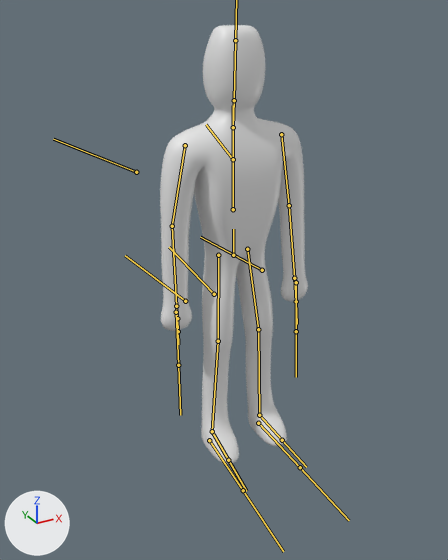
A saved change to the FBX model Assets/Characters/Prefabs/Player/Human.fbx.
Rendered twice from a 50 mm camera at (-1.3, -2.19, 1.03) aimed at (-0.07, 0.04, -0.09). Every picture has the same lights, and +X, +Y and +Z are marked at lower left. The bones that bend it are drawn over the model as lines.

The first picture shows 'Human'.
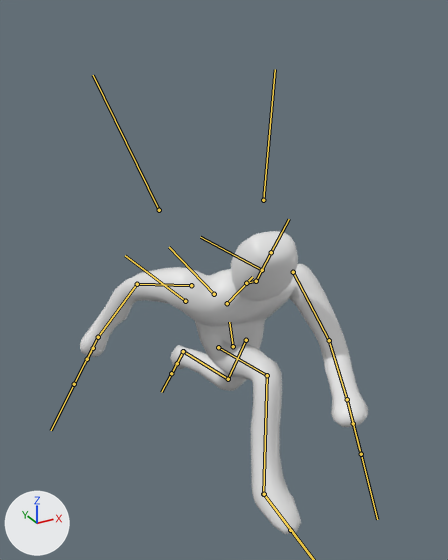
The newer file adds an action. The first version stands in its rest pose; the second is drawn at frame 4 of the action 'Armature|Dodge.001'.

Where the change shows, as pixel boxes (x1, y1, x2, y2) in the pictures (448 x 560 px):
'Human', posed (94% wider, 31% shorter)
    before: (160, 25, 308, 464)
    after: (80, 231, 368, 534)
bone 'LowerBody', root to tip
    before: (233, 255) to (233, 229)
    after: (233, 346) to (229, 322)
bone 'UpperBody', root to tip
    before: (233, 209) to (233, 105)
    after: (227, 303) to (252, 277)
bone 'Neck', root to tip
    before: (233, 127) to (234, 100)
    after: (246, 283) to (256, 281)
bone 'Head', root to tip
    before: (234, 100) to (235, 40)
    after: (256, 281) to (271, 252)
bone 'UpperArm.r', root to tip
    before: (185, 145) to (172, 226)
    after: (191, 285) to (137, 284)
bone 'LowerArm.r', root to tip
    before: (172, 226) to (176, 306)
    after: (137, 284) to (98, 337)
bone 'Hand.r', root to tip
    before: (176, 306) to (177, 318)
    after: (98, 337) to (92, 347)
bone 'HandController.r', root to tip
    before: (176, 312) to (178, 365)
    after: (98, 337) to (74, 384)
bone 'UpperArm.r.001', root to tip
    before: (281, 134) to (289, 205)
    after: (293, 272) to (329, 340)
bone 'LowerArm.r.001', root to tip
    before: (289, 205) to (294, 278)
    after: (329, 340) to (347, 399)
bone 'Hand.r.001', root to tip
    before: (294, 278) to (296, 301)
    after: (347, 399) to (353, 423)
bone 'HandController.r.001', root to tip
    before: (296, 282) to (296, 331)
    after: (347, 399) to (361, 454)
bone 'UpperLeg.r', root to tip
    before: (218, 255) to (218, 341)
    after: (218, 347) to (267, 375)
bone 'LowerLeg.r', root to tip
    before: (218, 341) to (212, 431)
    after: (267, 375) to (263, 494)
bone 'Foot.r', root to tip
    before: (212, 431) to (228, 460)
    after: (263, 494) to (290, 530)
bone 'UpperLeg.r.001', root to tip
    before: (247, 249) to (258, 329)
    after: (246, 340) to (228, 379)
bone 'LowerLeg.r.001', root to tip
    before: (258, 329) to (259, 415)
    after: (228, 379) to (183, 351)
bone 'Foot.r.001', root to tip
    before: (259, 415) to (282, 440)
    after: (183, 351) to (177, 363)
bone 'FootControler.r.001', root to tip
    before: (258, 423) to (300, 467)
    after: (183, 351) to (171, 373)

The change in detail:
Bone 'LowerBody' (bone_lowerbody) moves from (0.0, 0.0, 0.0) to (0.01, -1.15, 0.01).
Bone 'LowerBody' (bone_lowerbody) turns from (0, 0, 0) to (15, 0, 0) degrees about its own x, y and z.
Bone 'UpperBody' (bone_upperbody) turns from (0, 0, 0) to (-66, -11, 3) degrees about its own x, y and z.
Bone 'Neck' (bone_neck) turns from (0, 0, 0) to (-12, 0, 0) degrees about its own x, y and z.
Bone 'Head' (bone_head) turns from (0, 0, 0) to (26, 0, 0) degrees about its own x, y and z.
Bone 'UpperArm.r' (bone_upperarm_r) moves from (0.0, 0.0, 0.0) to (0.0, -0.01, 0.11).
Bone 'UpperArm.r' (bone_upperarm_r) turns from (0, 0, 0) to (23, 42, 39) degrees about its own x, y and z.
Bone 'LowerArm.r' (bone_lowerarm_r) turns from (0, 0, 0) to (-26, -5, -21) degrees about its own x, y and z.
Bone 'Hand.r' (bone_hand_r) turns from (0, 0, 0) to (-24, -37, 8) degrees about its own x, y and z.
Bone 'HandController.r' (bone_handcontroller_r) moves from (0.0, 0.0, 0.0) to (-0.71, -0.49, 0.04).
Bone 'HandController.r' (bone_handcontroller_r) turns from (0, 0, 0) to (-44, 6, 39) degrees about its own x, y and z.
Bone 'UpperArm.r.001' (bone_upperarm_r_001) moves from (0.0, 0.0, 0.0) to (0.0, -0.01, 0.11).
Bone 'UpperArm.r.001' (bone_upperarm_r_001) turns from (0, 0, 0) to (-91, -18, 13) degrees about its own x, y and z.
Bone 'LowerArm.r.001' (bone_lowerarm_r_001) turns from (0, 0, 0) to (-28, 6, 23) degrees about its own x, y and z.
Bone 'Hand.r.001' (bone_hand_r_001) turns from (0, 0, 0) to (0, 15, 1) degrees about its own x, y and z.
Bone 'HandController.r.001' (bone_handcontroller_r_001) moves from (0.0, 0.0, 0.0) to (-0.15, -2.15, -1.33).
Bone 'HandController.r.001' (bone_handcontroller_r_001) turns from (0, 0, 0) to (-127, 6, -18) degrees about its own x, y and z.
Bone 'UpperLeg.r' (bone_upperleg_r) turns from (0, 0, 0) to (-78, -7, 16) degrees about its own x, y and z.
Bone 'LowerLeg.r' (bone_lowerleg_r) turns from (0, 0, 0) to (71, 7, -10) degrees about its own x, y and z.
Bone 'Foot.r' (bone_foot_r) turns from (0, 0, 0) to (22, 24, 4) degrees about its own x, y and z.
Bone 'UpperLeg.r.001' (bone_upperleg_r_001) turns from (0, 0, 0) to (54, 4, 6) degrees about its own x, y and z.
Bone 'LowerLeg.r.001' (bone_lowerleg_r_001) turns from (0, 0, 0) to (40, -3, 7) degrees about its own x, y and z.
Bone 'Foot.r.001' (bone_foot_r_001) turns from (0, 0, 0) to (104, 55, 85) degrees about its own x, y and z.
Bone 'FootControler.r' (bone_footcontroler_r) moves from (0.0, 0.0, 0.0) to (-0.07, 1.25, -0.31).
Bone 'FootControler.r' (bone_footcontroler_r) turns from (0, 0, 0) to (6, 13, -7) degrees about its own x, y and z.
Bone 'FootControler.r.001' (bone_footcontroler_r_001) moves from (0.0, 0.0, 0.0) to (-0.13, -1.81, 0.02).
Bone 'FootControler.r.001' (bone_footcontroler_r_001) turns from (0, 0, 0) to (122, -23, 61) degrees about its own x, y and z.
